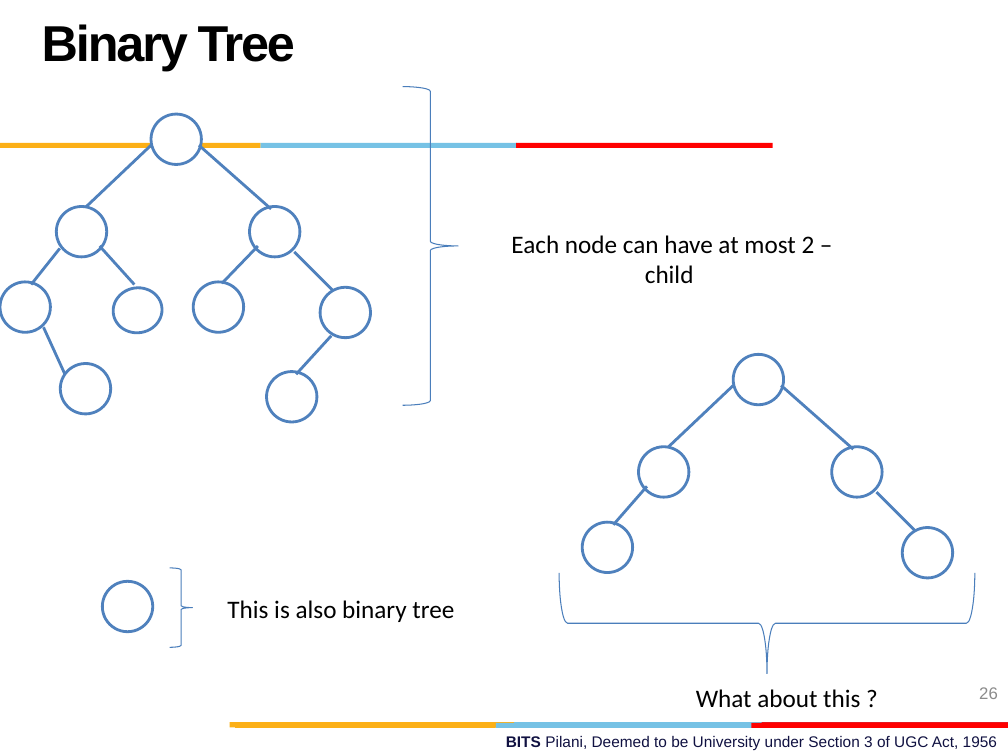
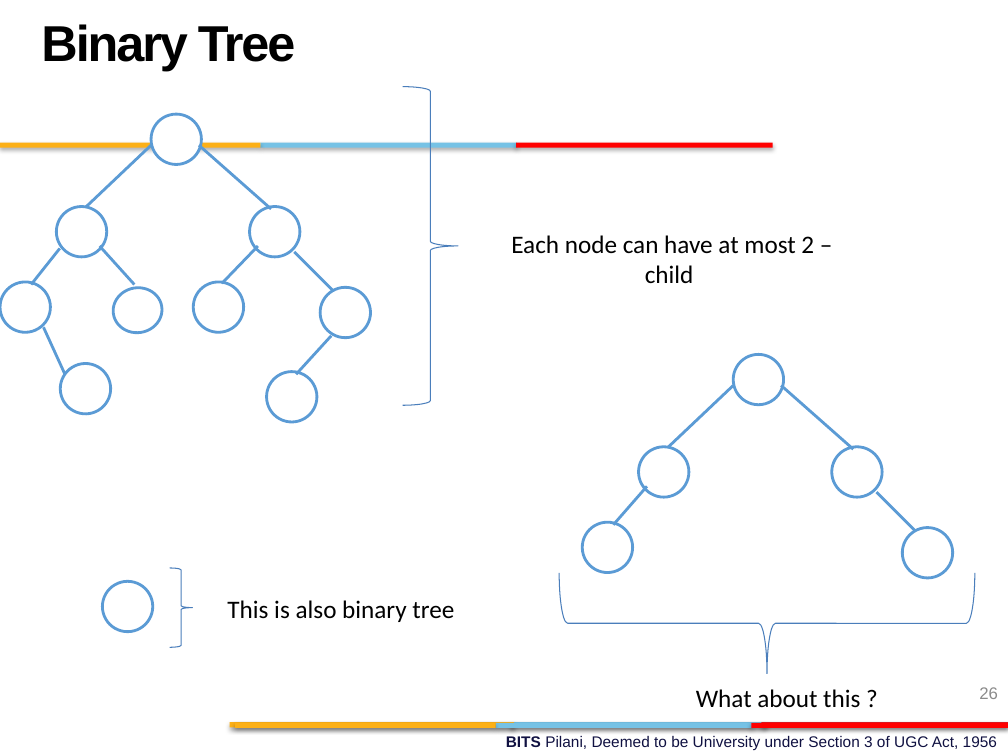
Before and after one commit to ElisonSherton/MTech_DSE, a slide deck: slide 26 of Sem1/DSAD/lecture_slides/DSAD_Session4.pptx. Drawn at 1008x756 pixels with LibreOffice and Linux fonts; fonts in the diff are those of the drawing; background and template pictures are left out. Boxes give left, top, right and bottom in pixels: in the first picture for what was removed or moved away, otherwise in the second. Text is boxed around its words. In the diff, an @@ line names an element or a change of style, - is before the commit and + after.

```diff
--- a/Sem1/DSAD/lecture_slides/DSAD_Session4.pptx
+++ b/Sem1/DSAD/lecture_slides/DSAD_Session4.pptx
@@ right brace at <box>402,87,458,405</box>: outline #4B7EBC 0.75 pt to #4A7EBB 0.75 pt; proportions changed @@
@@ line (84, 209) - (151, 145): stroke #4F81BD 2 pt to #5B9BD5 2 pt @@
@@ line (271, 209) - (199, 145): stroke #4F81BD 2 pt to #5B9BD5 2 pt @@
@@ rectangle added at <box>50,176,958,675</box>, outline #FFFFFF 0.75 pt @@
@@ line (31, 284) - (59, 248): stroke #4F81BD 2 pt to #5B9BD5 2 pt @@
@@ line (134, 284) - (100, 246): stroke #4F81BD 2 pt to #5B9BD5 2 pt @@
@@ line (222, 283) - (258, 246): stroke #4F81BD 2 pt to #5B9BD5 2 pt @@
@@ line (333, 290) - (294, 252): stroke #4F81BD 2 pt to #5B9BD5 2 pt @@
@@ line (65, 374) - (43, 328): stroke #4F81BD 2 pt to #5B9BD5 2 pt @@
@@ line (296, 374) - (332, 336): stroke #4F81BD 2 pt to #5B9BD5 2 pt @@
@@ outline #4F81BD 2 pt to #5B9BD5 2 pt in 15 elements at <box>103,582,153,632</box>, <box>832,447,882,497</box>, <box>733,355,783,405</box>, <box>638,447,688,497</box>, <box>573,513,642,582</box>, <box>893,518,962,587</box>, <box>250,207,300,257</box>, <box>184,273,253,342</box>, <box>151,114,202,164</box>, <box>56,207,107,257</box>, <box>110,285,166,337</box>, <box>0,273,60,342</box>, <box>311,278,380,347</box>, <box>257,363,326,432</box>, <box>57,360,115,418</box> @@
@@ line (666, 450) - (733, 385): stroke #4F81BD 2 pt to #5B9BD5 2 pt @@
@@ line (853, 450) - (781, 385): stroke #4F81BD 2 pt to #5B9BD5 2 pt @@
@@ line (613, 525) - (647, 486): stroke #4F81BD 2 pt to #5B9BD5 2 pt @@
@@ line (915, 530) - (876, 492): stroke #4F81BD 2 pt to #5B9BD5 2 pt @@
@@ right brace at <box>559,573,975,673</box>: outline #4B7EBC 0.75 pt to #4A7EBB 0.75 pt; proportions changed @@
@@ shadow on in 9 elements at <box>510,722,767,727</box>, <box>230,722,514,727</box>, <box>496,723,753,728</box>, <box>235,723,495,728</box>, <box>751,723,1008,728</box>, <box>260,143,517,148</box>, <box>0,143,260,148</box>, <box>516,143,773,148</box>, <box>761,722,1007,727</box> @@
```
Also in this commit, not shown: 45 other slides changed, 4 slides added, 4 slides removed, 33 other files.
